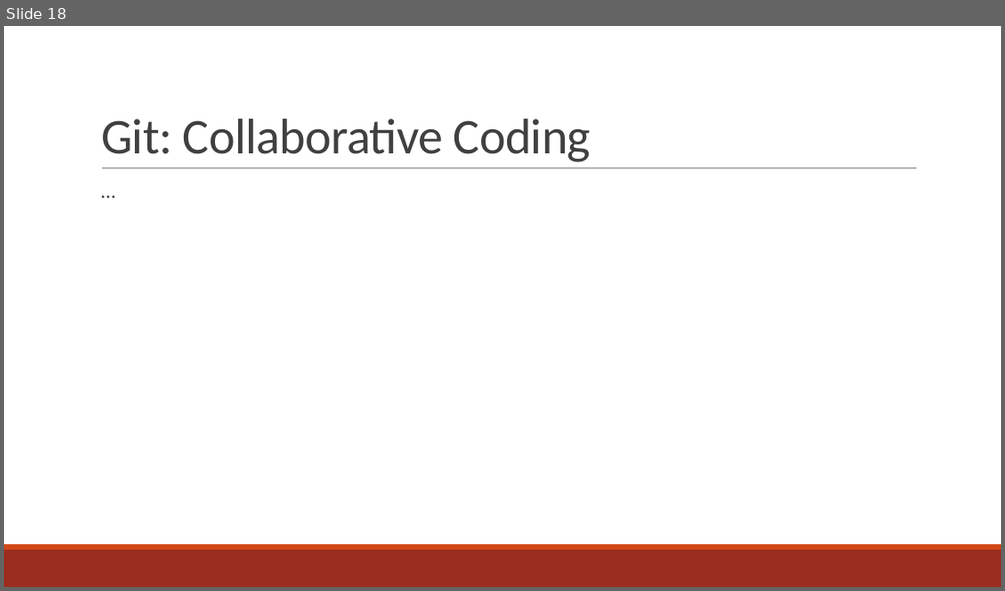
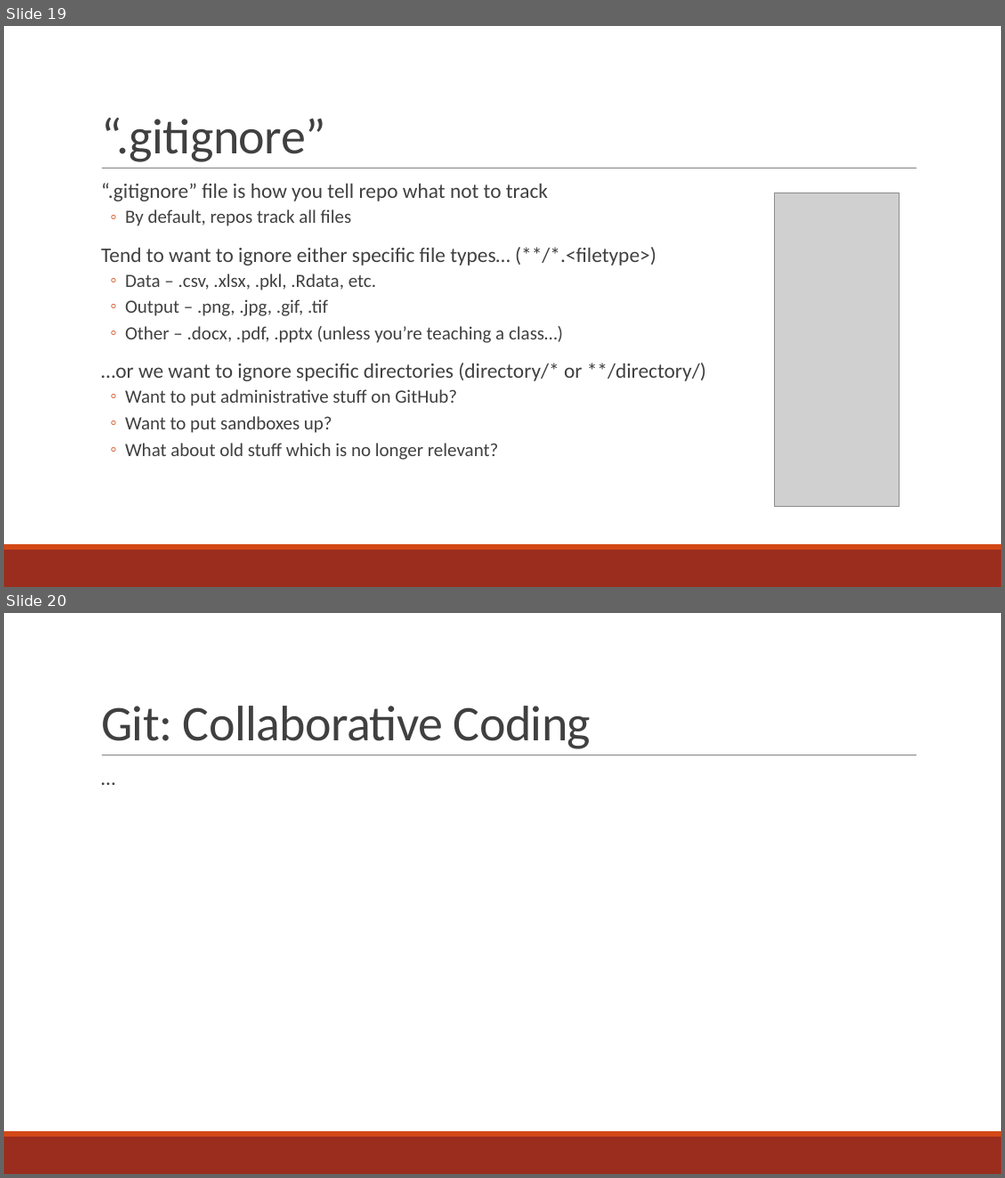
Before and after one commit to curtispmartin/Education, a slide deck: Working/2_VersionControl/2_VersionControl.pptx. Shown one above the other, each under a label of ours: slide 18 before the commit, slides 19 and 20 after it. The pictures are 1005x591 and 1005x1178 pixels, drawn with LibreOffice and Linux fonts; fonts in the diff are those of the drawing; grey boxes stand for pictures. Boxes give left, top, right and bottom in pixels: in the first picture for what was removed or moved away, otherwise in the second. Text is boxed around its words. In the diff, an @@ line names an element or a change of style, - is before the commit and + after.

Commit message:
Update .gitignore

```diff
--- a/Working/2_VersionControl/2_VersionControl.pptx
+++ b/Working/2_VersionControl/2_VersionControl.pptx
@@ slide 19 added at <box>4,26,1001,587</box>, background #FFFFFF; not listed: 3 template elements that a slide beside it also shows @@
@@ title added at <box>101,118,326,162</box>, 48 pt, text #404040 @@
+“.gitignore”
@@ text added at <box>101,183,706,459</box>, 18 pt, text #404040 @@
+  “.gitignore” file is how you tell repo what not to track
+  ◦ By default, repos track all files
+  Tend to want to ignore either specific file types… (**/*.<filetype>)
+  ◦ Data – .csv, .xlsx, .pkl, .Rdata, etc.
+  ◦ Output – .png, .jpg, .gif, .tif
+  ◦ Other – .docx, .pdf, .pptx (unless you’re teaching a class…)
+  …or we want to ignore specific directories (directory/* or **/directory/)
+  ◦ Want to put administrative stuff on GitHub?
+  ◦ Want to put sandboxes up?
+  ◦ What about old stuff which is no longer relevant?
@@ picture added at <box>774,192,898,506</box> @@
@@ what was slide 18 is now slide 20 @@
```
Also in this commit, not shown: 1 slide changed, 4 other slides added, 1 slide removed, 1 other file.
